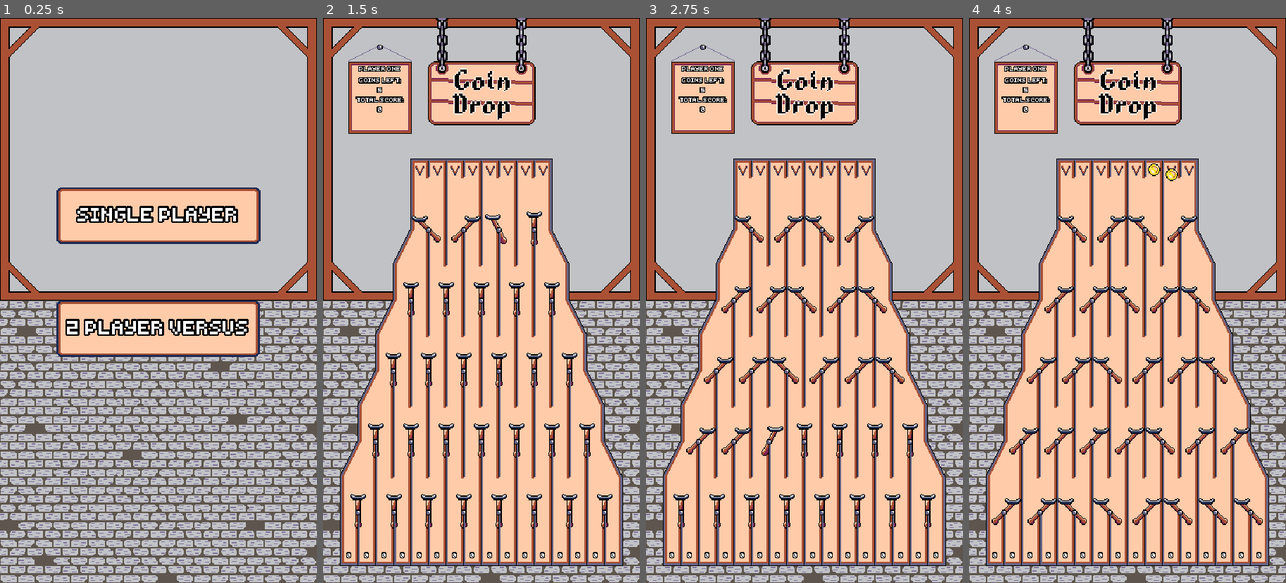
Above: before the commit, frames 1-4 (left to right).
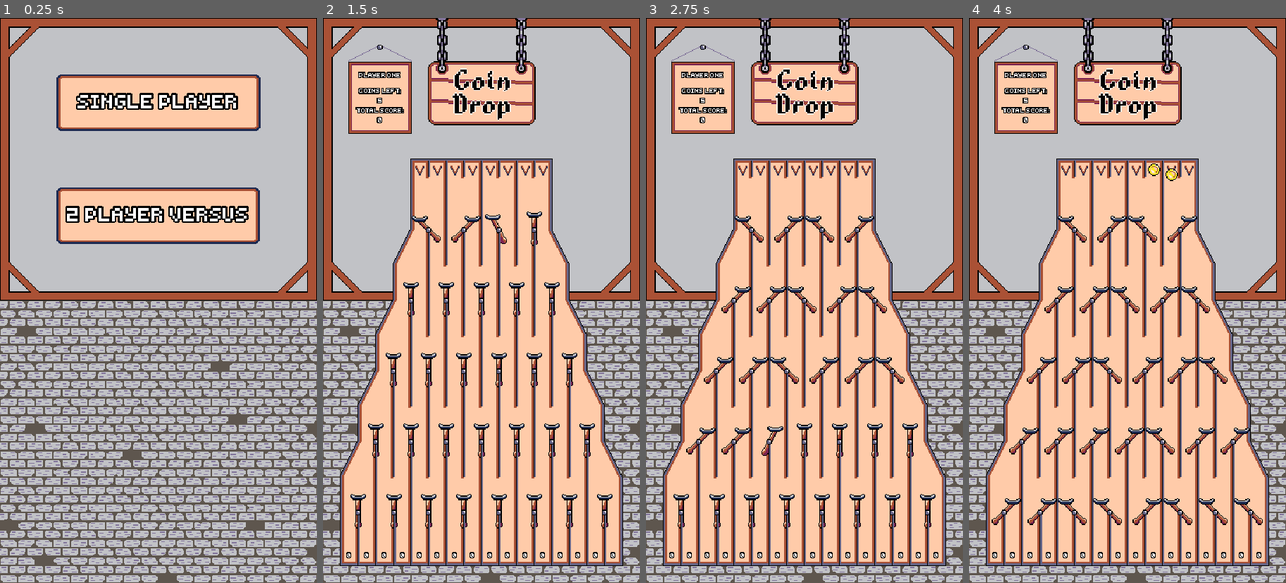
Above: after the commit, the same moments.

Repository: nico-bebop/Coin-Drop
Game: Godot game, scene res://menu/main_menu.tscn
Same seed, same stepped clock (60 frames per second), same inputs: the game is played once before the commit and once after it.
Inputs (mouse positions are in pixels of both pictures, inside the frame that each line leads up to):
- Up to frame 1 (0.25 s): no input
- Up to frame 2 (1.5 s): click "SINGLE PLAYER" at 0.5 s; move the mouse to (418, 170) at 1.27 s; click (418, 170) at 1.35 s
- Up to frame 3 (2.75 s): move the mouse to (760, 170) at 2.02 s; click (760, 170) at 2.1 s
- Up to frame 4 (4 s): move the mouse to (1102, 170) at 2.77 s; click (1102, 170) at 2.85 s; move the mouse to (1117, 170) at 3.52 s; click (1117, 170) at 3.6 s

The runs differ from the first frame. In frame 1, 14% of the frame differs, in the area x 17-83%, y 10-60%; in frame 2, 0.8%; in frame 3, 0.8%; in frame 4, 0.8%.

Commit message:
Coin meter revamp

Diff:
--- a/board/turn_system/player.gd
+++ b/board/turn_system/player.gd
@@ -2,9 +2,9 @@
 
 export(String) var player_name
 
-const COINS_LEFT = "COINS LEFT:\n"
-const ROUND_SCORE = "ROUND SCORE:\n"
-const TOTAL_SCORE = "\nTOTAL SCORE:\n"
+const COINS_LEFT = "COINS LEFT\n"
+const ROUND_SCORE = "ROUND SCORE\n"
+const TOTAL_SCORE = "\nTOTAL SCORE\n"
 const NO_SCORE = " - "
 
 var coins_left = 5
@@ -55,7 +55,7 @@
 
 
 func update_coin_meter():
-	tween.interpolate_property($CoinMeter, "value", null, round_score, 1)
+	tween.interpolate_property($CoinMeter, "value", null, round_score, 0.5)
 	tween.start()
 
 
--- a/board/turn_system/player.tscn
+++ b/board/turn_system/player.tscn
@@ -58,9 +58,9 @@
 [node name="PlayerName" type="Label" parent="."]
 material = ExtResource( 1 )
 margin_left = 35.0
-margin_top = 51.0
+margin_top = 61.0
 margin_right = 95.0
-margin_bottom = 65.0
+margin_bottom = 69.0
 custom_fonts/font = ExtResource( 5 )
 text = "PLAYER NAME"
 align = 1
@@ -69,26 +69,27 @@
 [node name="Score" type="Label" parent="."]
 material = ExtResource( 1 )
 margin_left = 35.0
-margin_top = 65.0
+margin_top = 79.0
 margin_right = 95.0
-margin_bottom = 111.0
+margin_bottom = 120.0
 custom_fonts/font = ExtResource( 5 )
-text = "ROUND SCORE:
+text = "ROUND SCORE
 -/-
-TOTAL SCORE:
+TOTAL SCORE
 0"
 align = 1
 valign = 1
 
 [node name="CoinMeter" type="TextureProgress" parent="."]
 margin_left = 25.0
-margin_top = 165.0
-margin_right = 83.0
-margin_bottom = 231.0
+margin_top = 179.0
+margin_right = 81.0
+margin_bottom = 245.0
 max_value = 20.0
 value = 20.0
 texture_under = ExtResource( 2 )
 texture_progress = ExtResource( 4 )
+texture_progress_offset = Vector2( 0, -20 )
 fill_mode = 3
 
 [node name="Tween" type="Tween" parent="."]
--- a/menu/main_menu.tscn
+++ b/menu/main_menu.tscn
@@ -17,9 +17,9 @@
 
 [node name="SinglePlayer" type="TextureButton" parent="."]
 margin_left = 64.0
-margin_top = 192.0
+margin_top = 64.0
 margin_right = 296.0
-margin_bottom = 256.0
+margin_bottom = 128.0
 texture_normal = ExtResource( 3 )
 texture_pressed = ExtResource( 5 )
 texture_hover = ExtResource( 6 )
@@ -36,9 +36,9 @@
 
 [node name="Versus" type="TextureButton" parent="."]
 margin_left = 64.0
-margin_top = 320.0
+margin_top = 192.0
 margin_right = 295.0
-margin_bottom = 384.0
+margin_bottom = 256.0
 texture_normal = ExtResource( 3 )
 texture_pressed = ExtResource( 5 )
 texture_hover = ExtResource( 6 )
Binary file changed: assets/sprites/ui/coin_meter.png
Binary file changed: assets/sprites/ui/coin_meter_full.png
